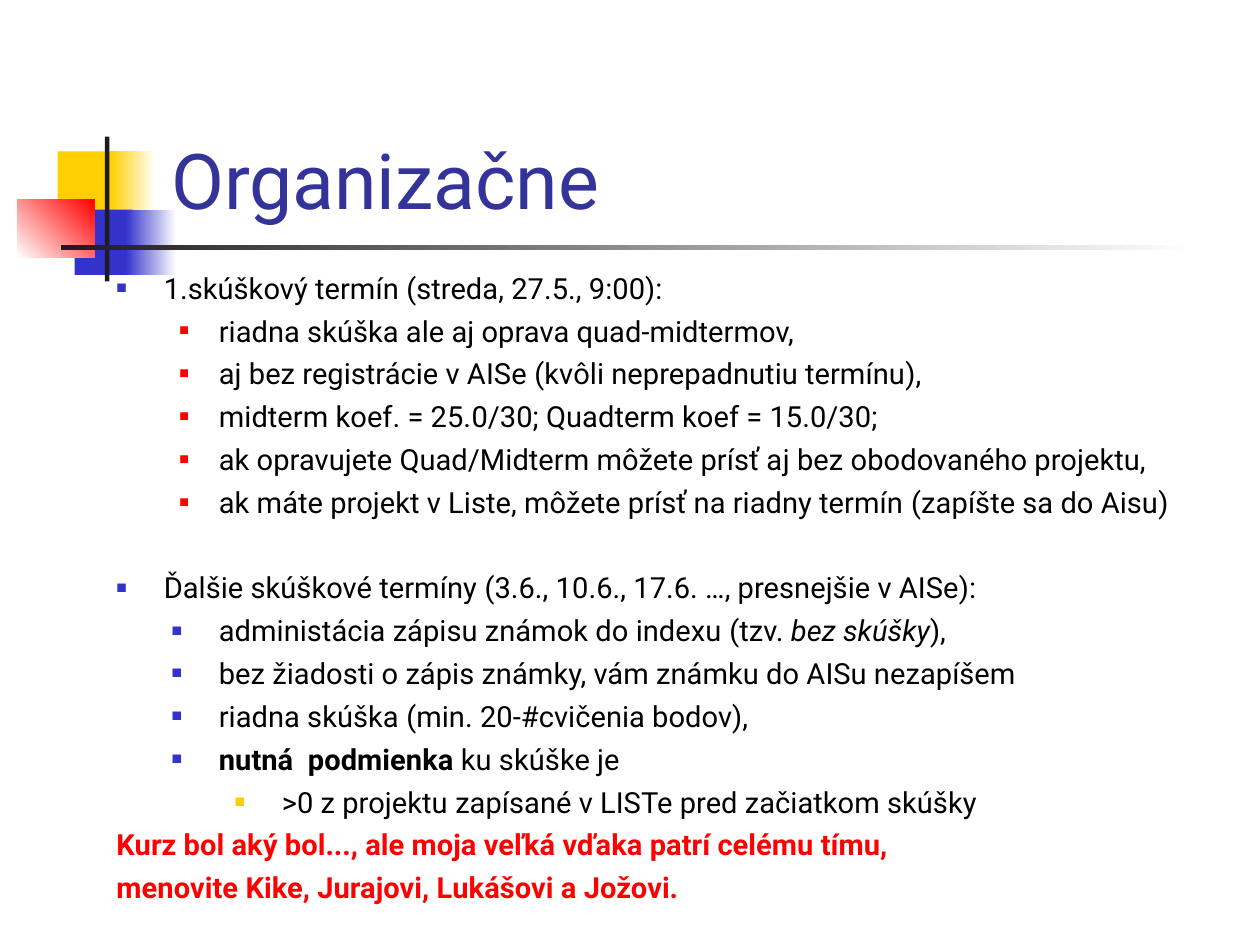
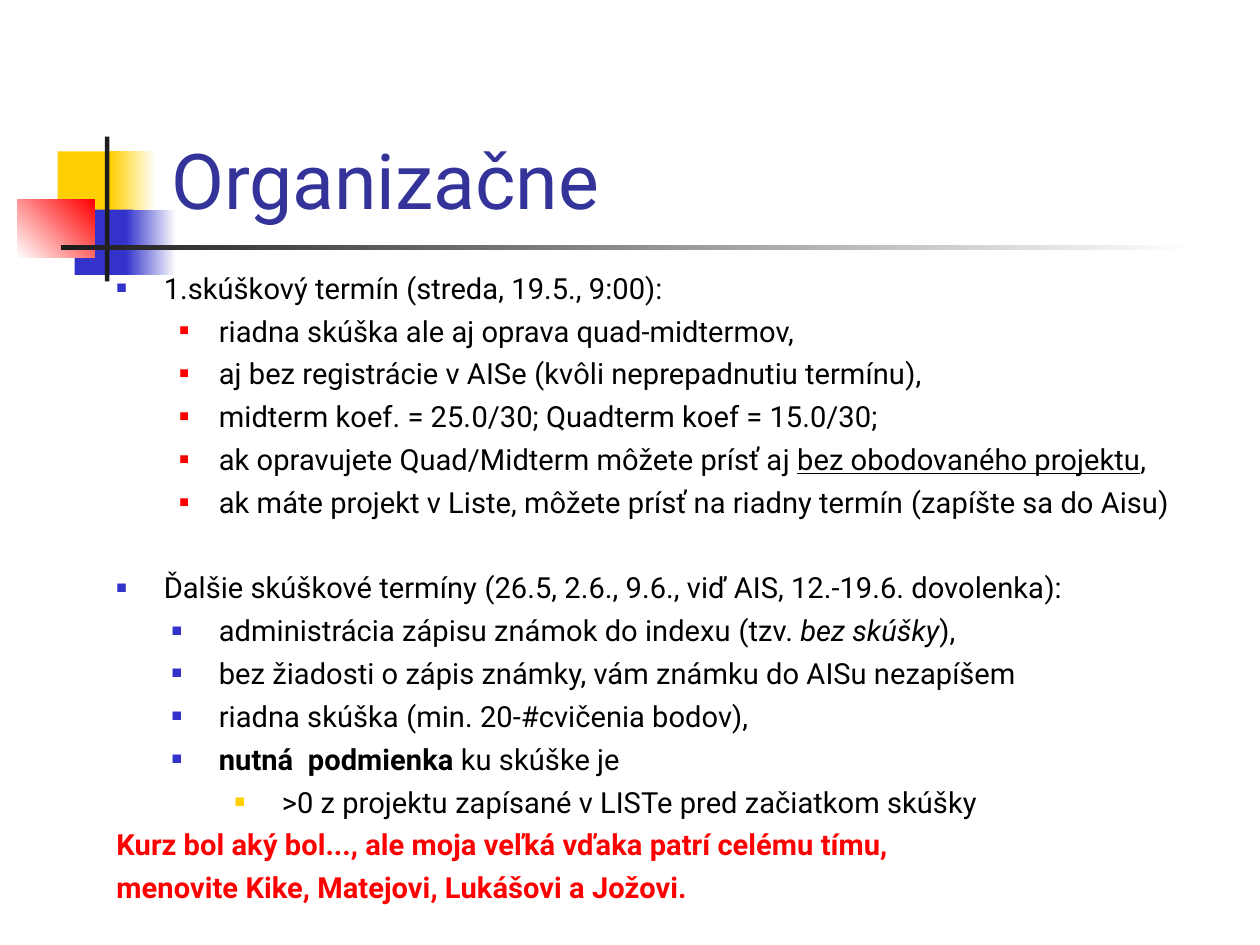
Before and after one commit to Programovanie4/Prednasky, a slide deck: slide 21 of 13/grandfinale.ppt (slide 18 before the commit). Drawn at 1260x945 pixels with LibreOffice and Linux fonts; fonts in the diff are those of the drawing. Boxes give left, top, right and bottom in pixels: in the first picture for what was removed or moved away, otherwise in the second. Text is boxed around its words. In the diff, an @@ line names an element or a change of style, - is before the commit and + after.

```diff
--- a/13/grandfinale.ppt
+++ b/13/grandfinale.ppt
@@ text at <box>164,272,663,306</box>: text changed @@
-■ 1.skúškový termín (streda, 27.5., 9:00):
+■ 1.skúškový termín (streda, 19.5., 9:00):
@@ text at <box>219,446,1145,477</box>: underline on in "bez obodovaného projektu," @@
@@ text at <box>164,572,1061,648</box>: text changed @@
-■ Ďalšie skúškové termíny (3.6., 10.6., 17.6. …, presnejšie v AISe):
-    ■ administácia zápisu známok do indexu (tzv. bez skúšky),
+■ Ďalšie skúškové termíny (26.5, 2.6., 9.6., viď AIS, 12.-19.6. dovolenka):
+    ■ administrácia zápisu známok do indexu (tzv. bez skúšky),
@@ text at <box>116,876,686,905</box>: text changed @@
-menovite Kike, Jurajovi, Lukášovi a Jožovi.
+menovite Kike, Matejovi, Lukášovi a Jožovi.
```
Also in this commit, not shown: 9 other slides changed, 11 slides added, 8 slides removed, 4 other files.
